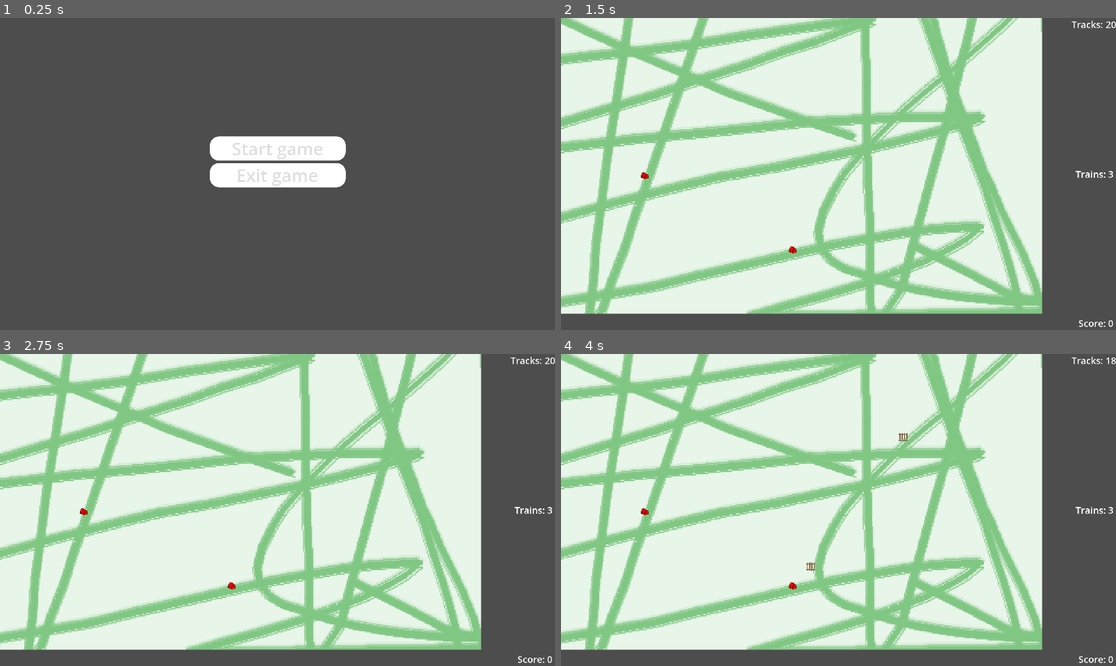
Above: before the commit, frames 1-4 (two rows, left to right).
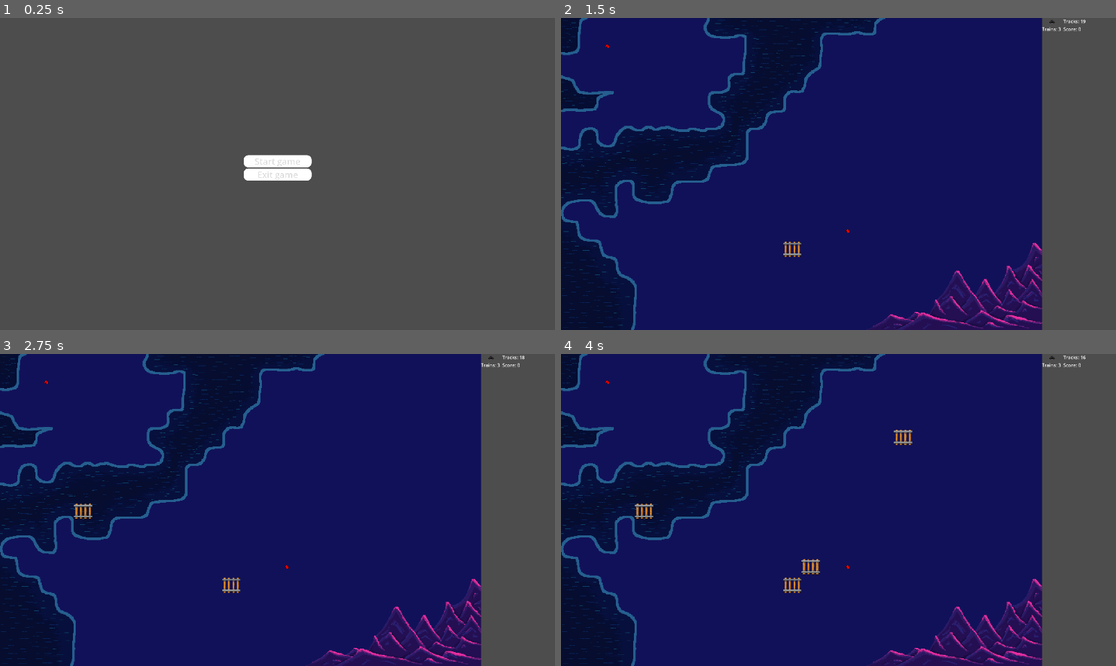
Above: after the commit, the same moments.

Repository: adrians127/euro-train
Game: Godot game, scene res://scenes/Mainmenu.tscn
The game is run twice, just before and just after one commit, with the same random seed, the same clock (stepped at 60 frames per second) and the same inputs.
Inputs (mouse positions are in pixels of both pictures, inside the frame that each line leads up to):
- Up to frame 1 (0.25 s): no input
- Up to frame 2 (1.5 s): click "Start game" at 0.5 s; tap Enter at 1.25 s; move the mouse to (794, 248) at 1.27 s; click (794, 248) at 1.42 s
- Up to frame 3 (2.75 s): tap Space at 2 s; move the mouse to (83, 510) at 2.02 s; click (83, 510) at 2.17 s
- Up to frame 4 (4 s): tap Enter at 2.75 s; move the mouse to (894, 441) at 2.77 s; click (894, 441) at 2.92 s; tap Space at 3.5 s; move the mouse to (810, 572) at 3.52 s; click (810, 572) at 3.67 s

The runs differ from the first frame. In frame 1, 3.2% of the frame differs, in the area x 37-63%, y 37-55%; in frame 2, 87%, in the area x 0-100%, y 0-100%; in frame 3, 87%; in frame 4, 87%.

Commit message:
adjustment for new map

Diff:
--- a/project.godot
+++ b/project.godot
@@ -18,12 +18,14 @@
 [autoload]
 
 GameManager="*res://scripts/GameManager.gd"
+GlobalAudioStreamPlayer="*res://scenes/audio_stream_player.tscn"
 
 [display]
 
 window/size/viewport_width=1920
 window/size/viewport_height=1080
-window/stretch/scale=2.0
+window/size/mode=3
+window/size/resizable=false
 window/stretch/scale_mode="integer"
 
 [rendering]
--- a/scenes/Main.tscn
+++ b/scenes/Main.tscn
@@ -1,14 +1,16 @@
-[gd_scene load_steps=11 format=3 uid="uid://co3l11lbmy5fb"]
+[gd_scene load_steps=12 format=3 uid="uid://co3l11lbmy5fb"]
 
 [ext_resource type="Script" uid="uid://cm4dx7dtmkdk6" path="res://scripts/Main.gd" id="1_elqb8"]
+[ext_resource type="Texture2D" uid="uid://bc5a3tytoyp1d" path="res://assets/Rail64x64_nobackground.png" id="2_nxtc6"]
 [ext_resource type="Script" uid="uid://brpqep5x5qglu" path="res://scripts/TileMapLayer.gd" id="3_0bbpv"]
-[ext_resource type="Texture2D" uid="uid://cklt7sb7wl8kb" path="res://assets/rail.png" id="3_rarhs"]
 [ext_resource type="Texture2D" uid="uid://cprxj2eau15nb" path="res://assets/house1.png" id="4_c01mt"]
-[ext_resource type="Texture2D" uid="uid://vhedco50b5he" path="res://assets/map-test.png" id="6_c01mt"]
+[ext_resource type="Texture2D" uid="uid://bus73bsk8gsl4" path="res://assets/background-europe.png" id="6_jlsqs"]
 [ext_resource type="Texture2D" uid="uid://br74ottxli04j" path="res://assets/test32.png" id="6_nxtc6"]
+[ext_resource type="Texture2D" uid="uid://c42hnc1exwbh4" path="res://assets/railui.png" id="7_nxtc6"]
 
 [sub_resource type="TileSetAtlasSource" id="TileSetAtlasSource_jlsqs"]
-texture = ExtResource("3_rarhs")
+texture = ExtResource("2_nxtc6")
+texture_region_size = Vector2i(64, 64)
 0:0/0 = 0
 
 [sub_resource type="TileSetAtlasSource" id="TileSetAtlasSource_q8u5g"]
@@ -21,13 +23,17 @@
 0:0/0 = 0
 
 [sub_resource type="TileSet" id="TileSet_rarhs"]
-tile_size = Vector2i(32, 32)
-sources/1 = SubResource("TileSetAtlasSource_jlsqs")
+tile_size = Vector2i(64, 64)
+physics_layer_0/collision_layer = 1
 sources/2 = SubResource("TileSetAtlasSource_q8u5g")
 sources/5 = SubResource("TileSetAtlasSource_lhr70")
+sources/1 = SubResource("TileSetAtlasSource_jlsqs")
 
 [node name="Node2D" type="Node2D"]
 script = ExtResource("1_elqb8")
+
+[node name="Camera2D" type="Camera2D" parent="."]
+position = Vector2(960, 540)
 
 [node name="LinesContainer" type="Node2D" parent="."]
 
@@ -36,44 +42,39 @@
 
 [node name="TileMapLayer" type="TileMapLayer" parent="."]
 tile_set = SubResource("TileSet_rarhs")
+rendering_quadrant_size = 64
 script = ExtResource("3_0bbpv")
 
 [node name="TrainsContainer" type="Node2D" parent="TileMapLayer"]
 
+[node name="Sprite2D" type="Sprite2D" parent="."]
+show_behind_parent = true
+position = Vector2(832, 540)
+scale = Vector2(2, 2)
+texture = ExtResource("6_jlsqs")
+
 [node name="UI" type="CanvasLayer" parent="."]
 
-[node name="Label" type="Label" parent="UI"]
-anchors_preset = 1
-anchor_left = 1.0
-anchor_right = 1.0
-offset_left = -40.0
-offset_bottom = 23.0
-grow_horizontal = 0
+[node name="GridContainer" type="GridContainer" parent="UI"]
+offset_left = 1664.0
+offset_right = 1704.0
+offset_bottom = 40.0
+columns = 2
 
-[node name="Trainlabel" type="Label" parent="UI"]
-anchors_preset = 6
-anchor_left = 1.0
-anchor_top = 0.5
-anchor_right = 1.0
-anchor_bottom = 0.5
-offset_left = -40.0
-offset_top = -11.5
-offset_bottom = 11.5
-grow_horizontal = 0
-grow_vertical = 2
+[node name="TextureRect" type="TextureRect" parent="UI/GridContainer"]
+layout_mode = 2
+texture = ExtResource("7_nxtc6")
+expand_mode = 2
+stretch_mode = 5
 
-[node name="Scorelabel" type="Label" parent="UI"]
-anchors_preset = 3
-anchor_left = 1.0
-anchor_top = 1.0
-anchor_right = 1.0
-anchor_bottom = 1.0
-offset_left = -40.0
-offset_top = -23.0
-grow_horizontal = 0
-grow_vertical = 0
+[node name="Label" type="Label" parent="UI/GridContainer"]
+layout_mode = 2
+text = "ses"
 
-[node name="Sprite2D" type="Sprite2D" parent="."]
-show_behind_parent = true
-scale = Vector2(2, 2)
-texture = ExtResource("6_c01mt")
+[node name="Trainlabel" type="Label" parent="UI/GridContainer"]
+layout_mode = 2
+text = "s"
+
+[node name="Scorelabel" type="Label" parent="UI/GridContainer"]
+layout_mode = 2
+text = "s"
--- a/scenes/Mainmenu.tscn
+++ b/scenes/Mainmenu.tscn
@@ -22,9 +22,7 @@
 
 [node name="VBoxContainer" type="VBoxContainer" parent="."]
 layout_mode = 1
-anchors_preset = 8
-anchor_left = 0.5
-anchor_top = 0.5
+anchors_preset = -1
 anchor_right = 0.5
 anchor_bottom = 0.5
 offset_left = -117.5
@@ -46,5 +44,7 @@
 theme_override_styles/normal = SubResource("StyleBoxFlat_fk6kl")
 text = "Exit game"
 
+[node name="Camera2D" type="Camera2D" parent="."]
+
 [connection signal="pressed" from="VBoxContainer/Button" to="." method="_on_start_pressed"]
 [connection signal="pressed" from="VBoxContainer/Button2" to="." method="_on_exit_pressed"]
--- /dev/null
+++ b/scenes/audio_stream_player.tscn
@@ -0,0 +1,7 @@
+[gd_scene load_steps=2 format=3 uid="uid://k66n2jamn7w5"]
+
+[ext_resource type="AudioStream" uid="uid://bys2kh6xpesf4" path="res://assets/soundtrack.mp3" id="1_nbeep"]
+
+[node name="AudioStreamPlayer" type="AudioStreamPlayer"]
+stream = ExtResource("1_nbeep")
+autoplay = true
--- a/scripts/GameManager.gd
+++ b/scripts/GameManager.gd
@@ -15,6 +15,8 @@
 func trigger_game_over() -> void:
 	emit_signal("game_over", score)
 	get_tree().change_scene_to_file("res://scenes/Gameover.tscn")
+
 func trigger_game_won() -> void:
 	emit_signal("game_won", score)
-	get_tree().change_scene_to_file("res://scenes/Win.tscn")
+	var err := get_tree().change_scene_to_file("res://scenes/Gameover.tscn")
+	print(err)
--- a/scripts/Main.gd
+++ b/scripts/Main.gd
@@ -32,11 +32,9 @@
 	var free_cells: Array[Vector2i] = Map.generate_station_cells(n)
 	if free_cells.is_empty():
 		GameManager.trigger_game_won()
+		return
 	for i in range(n):
 		var st : Station = Map.place_station_at(free_cells[i], Station)
 		if st == null:
 			continue
 		stations.append(st)
-
-#func _on_game_over(final_score:int) -> void:
-	#get_tree().change_scene_to_file("res://scenes/Gameover.tscn")
--- a/scripts/Station.gd
+++ b/scripts/Station.gd
@@ -5,7 +5,7 @@
 @onready var count_label := $CountLabel
 @export var station_id: int = -1
 @export var cell_pos: Vector2i
-@export var capacity: int = 4    # max passengers
+@export var capacity: int = 5    # max passengers
 @export var spawn_interval: float = 1   # seconds between spawn attempts
 @export var spawn_chance: float = 0.15    # chance per interval
 
--- a/scripts/TileMapLayer.gd
+++ b/scripts/TileMapLayer.gd
@@ -1,8 +1,32 @@
 extends TileMapLayer
-
-const BACKGROUND_TILE_ID := 5
+const MIN_STATION_DISTANCE := 2
+
+const BACKGROUND_TILE_ID := -1
+const BACKGROUND_UNUSABLE_ID := -1
 const RAIL_TILE_ID := 1
 const STATION_TILE_ID := 2
+
+const WATER_CELLS : Array[Vector2i] = [
+	Vector2i(0,0), Vector2i( 8,0), Vector2i( 9,0), Vector2i(10,0), Vector2i(11,0),
+	Vector2i(12,0), Vector2i(13,0), Vector2i(14,0), Vector2i(15,0), Vector2i(16, 0),
+
+	Vector2i(0,1),Vector2i(10,1), Vector2i(11,1), Vector2i(12,1), Vector2i(13,1),  # powtórzenia zachowane
+	Vector2i(10,2), Vector2i(11,2), Vector2i(12,2), Vector2i(13,2),
+
+	Vector2i(0,3),Vector2i( 9,3), Vector2i(10,3), Vector2i(11,3), Vector2i(12,3),
+	Vector2i(0,4),Vector2i(1,4),Vector2i( 8,4), Vector2i( 9,4), Vector2i(10,4), Vector2i(11,4),
+	Vector2i( 9,5), Vector2i(10,5),
+	Vector2i(1,6),Vector2i( 3,6),Vector2i( 4,6),Vector2i( 5,6),Vector2i( 6,6),Vector2i( 7,6),Vector2i( 8,6),Vector2i( 9,6),
+	Vector2i(0,7), Vector2i(1,7),Vector2i(2,7),Vector2i( 3,7),Vector2i( 4,7),Vector2i( 5,7),Vector2i( 6,7),Vector2i( 7,7),Vector2i( 8,7),Vector2i( 9,7),
+	Vector2i(0,8), Vector2i(1,8),Vector2i(2,8),Vector2i( 3,8),Vector2i( 4,8),Vector2i( 5,8),Vector2i( 6,8),Vector2i( 7,8),
+	Vector2i(0,9), Vector2i(1,9),Vector2i(2,9),Vector2i( 4,9),Vector2i(5, 9),
+	Vector2i(2,10),
+	Vector2i(0,11),
+	Vector2i(0,12),Vector2i(1,12),
+	Vector2i(0,13),Vector2i(1,13),Vector2i(2, 13),
+	Vector2i(0,14),Vector2i(1,14),Vector2i(2, 14),Vector2i(3, 14),
+	Vector2i(0,15),Vector2i(1,15),Vector2i(2, 15),Vector2i(3, 15),
+]
 
 @onready var TrainsContainer: Node = $TrainsContainer
 @export var grid_size_x = 26
@@ -22,9 +46,9 @@
 @export var train_drop_interval_seconds: float = 20.0
 @export var trains_per_drop : int = 2
 
-@onready var TrackCounterLabel: Label = get_node("../UI/Label")
-@onready var TrainCounterLabel: Label = get_node("../UI/Trainlabel")
-@onready var ScoreCounterLabel: Label = get_node("../UI/Scorelabel")
+@onready var TrackCounterLabel: Label = get_node("../UI/GridContainer/Label")
+@onready var TrainCounterLabel: Label = get_node("../UI/GridContainer/Trainlabel")
+@onready var ScoreCounterLabel: Label = get_node("../UI/GridContainer/Scorelabel")
 
 signal score_changed(new_score: int)
 
@@ -68,12 +92,17 @@
 	_update_track_counter()
 
 func _init_map() -> void:
-	set_rendering_quadrant_size(24)
+	set_rendering_quadrant_size(64)
 	for x in grid_size_x:
 		for y in grid_size_y:
 			var cell = Vector2i(x, y)
+			if WATER_CELLS.has(cell):
+				print("SRAKA")
+				cells[cell] = {"type": "background_unusable"}
+				set_cell(cell, BACKGROUND_UNUSABLE_ID, Vector2i.ZERO, 0)
+				continue
 			cells[cell] = {"type": "background"}
-			set_cell(cell, -1, Vector2i(0,0), 0)
+			set_cell(cell, BACKGROUND_TILE_ID, Vector2i(0,0), 0)
 
 func _init_astar() -> void:
 	astar.region = Rect2i(0, 0, grid_size_x, grid_size_y)
@@ -104,6 +133,8 @@
 
 	match cells[cell]["type"]:
 		"background":
+			_add_rail(cell)
+		"background_unusable":
 			_add_rail(cell)
 		"rail":
 			_remove_rail(cell)
@@ -126,7 +157,7 @@
 	#   erase_cell(cell)         # Godot 4 convenience
 	# …or draw a background tile again:
 	tracks += 1
-	set_cell(cell, -1, Vector2i.ZERO, 0)
+	set_cell(cell, BACKGROUND_TILE_ID, Vector2i.ZERO, 0)
 
 	cells[cell]["type"] = "background"
 	astar.set_point_solid(cell, true)
@@ -139,8 +170,27 @@
 func _update_train_counter() -> void:
 	TrainCounterLabel.text = "Trains: %d " % trains_available
 
+func _update_score_counter() -> void:
+	ScoreCounterLabel.text = "Score: %d " % score
+
+func _is_far_enough_from_other_stations(cell: Vector2i) -> bool:
+	for dx in [-1, 0, 1]:
+		for dy in [-1, 0, 1]:
+			if dx == 0 and dy == 0:
+				continue
+			var neighbour := cell + Vector2i(dx, dy)
+			if cells.has(neighbour) and cells[neighbour]["type"] == "station":
+				return false
+	return true
+
+func _is_station_allowed(cell: Vector2i) -> bool:
+	return cells.has(cell) \
+		and cells[cell]["type"] != "station" \
+		and cells[cell]["type"] != "background_unusable" \
+		and _is_far_enough_from_other_stations(cell)
+
 func place_station_at(cell: Vector2i, station_scene: PackedScene):
-	if not cells.has(cell) or cells[cell].type == "station":
+	if not _is_station_allowed(cell):
 		return null
 
 	cells[cell].type = "station"
@@ -186,6 +236,9 @@
 
 func generate_station_cells(n: int) -> Array[Vector2i]:
 	var free = get_free_cells()
+	print(free)
+	free = free.filter(func(pos): return _is_far_enough_from_other_stations(pos))
+	print(free)
 	free.shuffle()
 	return free.slice(0, n)
 
@@ -214,6 +267,3 @@
 	score += points
 	emit_signal("score_changed", score)
 	_update_score_counter()
-
-func _update_score_counter() -> void:
-	ScoreCounterLabel.text = "Score: %d " % score
--- a/scripts/Train.gd
+++ b/scripts/Train.gd
@@ -1,7 +1,7 @@
 extends Node2D
 class_name Train
 
-@export var speed : float = 100.0
+@export var speed : float = 200.0
 var boarding_rate : int   = 2
 
 var _map_layer    : TileMapLayer
Binary file added: assets/Rail64x64.png
Not shown, added: assets/Rail64x64.png.import
Binary file added: assets/Rail64x64_nobackground.png
Not shown, added: assets/Rail64x64_nobackground.png.import
Binary file added: assets/background-europe-old.png
Not shown, added: assets/background-europe-old.png.import
Binary file added: assets/background-europe.png
Not shown, added: assets/background-europe.png.import
Binary file added: assets/railui.png
Not shown, added: assets/railui.png.import
Not shown, added: assets/soundtrack.mp3.import
Not shown, added: export_presets.cfg
(and 2 more such lines)
